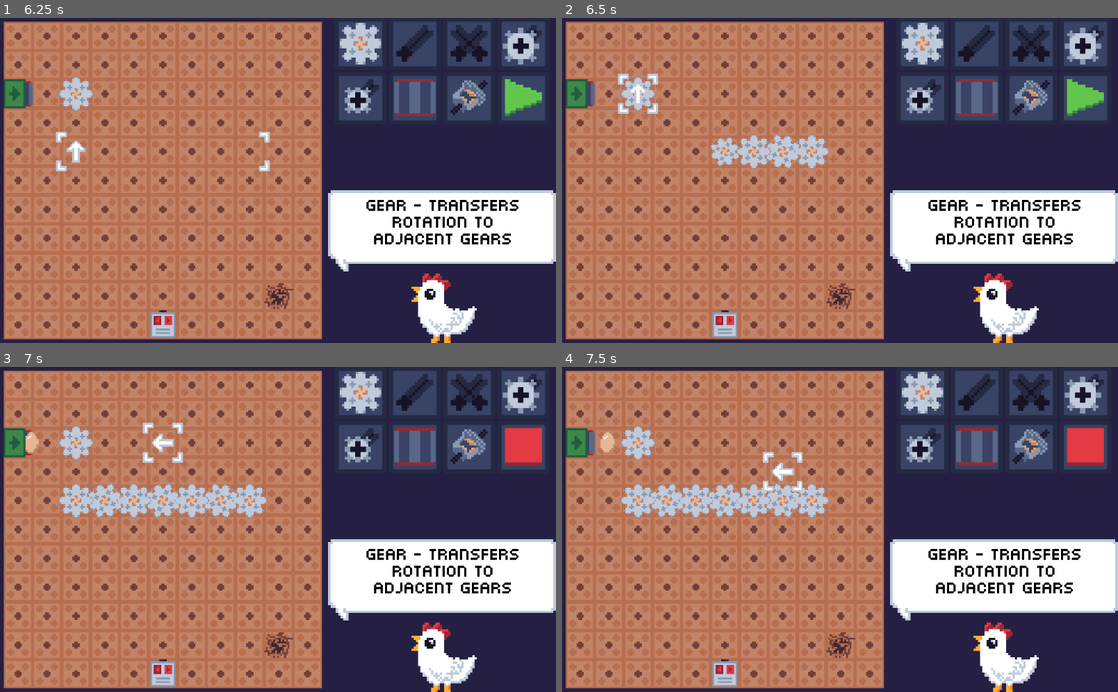
Above: before the commit, frames 1-4 (two rows, left to right).
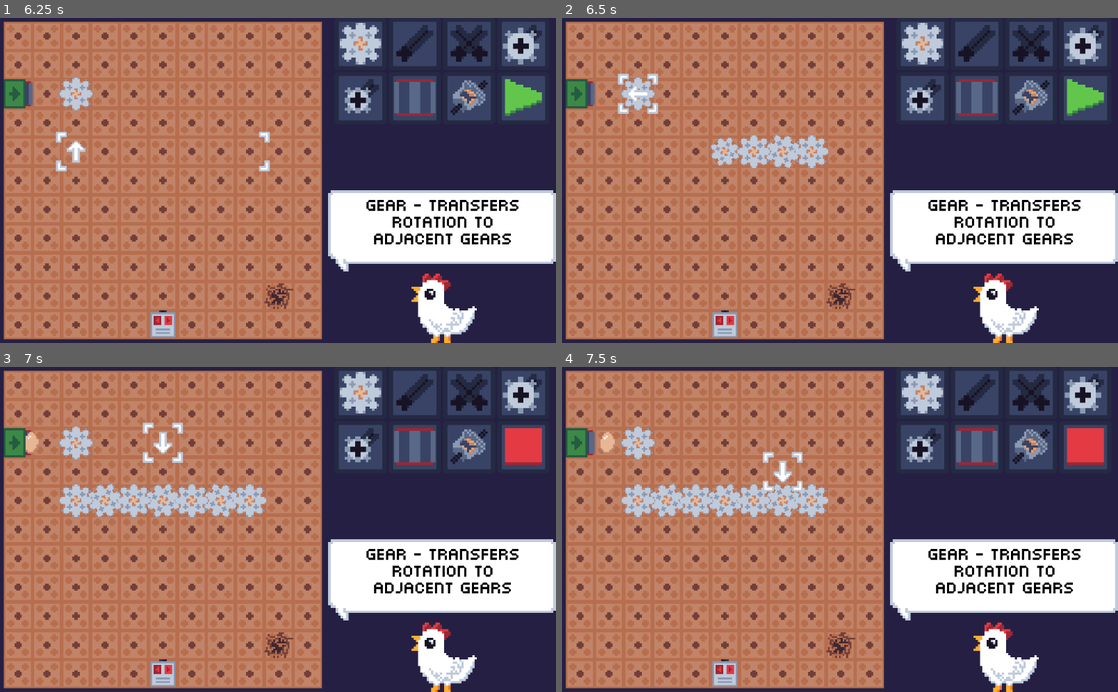
Above: after the commit, the same moments.

Repository: NoNotCar/SGJW-NestMaking
Game: Godot game, scene res://gui/title/Title.tscn
Two runs of this game, one before a commit and one after it. Both use one fixed random seed, a clock stepped at 60 frames per second and the inputs below.
Inputs (mouse positions are in pixels of both pictures, inside the frame that each line leads up to):
- Up to frame 1 (6.25 s): click "1" at 0.5 s; click (522, 99) at 1.25 s; click (522, 99) at 2 s; tap Enter at 2.75 s; move the mouse to (250, 245) at 2.77 s; hold E (rotate_right) 2.78-3.5 s; hold R (run) 2.78-3.5 s; click (250, 245) at 2.92 s; drag from (444, 229) to (38, 92) at 3.52 s; click (361, 44) at 4.25 s; move the mouse to (111, 131) at 5.02 s; hold Q (rotate_left) 5.03-5.75 s; hold R (run) 5.03-5.75 s; click (111, 131) at 5.17 s; drag from (305, 180) to (111, 131) at 5.77 s
- Up to frame 2 (6.5 s): no input
- Up to frame 3 (7 s): move the mouse to (194, 448) at 6.52 s; hold Q (rotate_left) from 6.53 s (still down); hold R (run) from 6.53 s (still down); click (194, 448) at 6.67 s
- Up to frame 4 (7.5 s): release Q (rotate_left) at 7.25 s; release R (run) at 7.25 s; drag from (962, 513) to (600, 441) at 7.27 s

Frame 1 is identical in both runs. In frame 2, less than 0.1% of the frame differs, in the area x 12-16%, y 20-27%; in frame 3, 0.1%; in frame 4, 0.1%, in the area x 37-42%, y 28-36%.

Commit message:
better click+drag

Diff:
--- a/components/ScaleIn.gd
+++ b/components/ScaleIn.gd
@@ -3,10 +3,16 @@
 
 export(float,0.0,1.0) var x_scale=0.0
 export(float,0.0,1.0) var y_scale=0.0
-
+const TIME = 0.1
 # Called when the node enters the scene tree for the first time.
 func _ready():
 	if get_parent() is Node2D:
 		get_parent().scale=Vector2.ZERO
-		interpolate_property(get_parent(),"scale",Vector2(x_scale,y_scale),Vector2.ONE,0.1,Tween.TRANS_CUBIC)
+		interpolate_property(get_parent(),"scale",Vector2(x_scale,y_scale),Vector2.ONE,TIME,Tween.TRANS_CUBIC)
 		start()
+
+#func scale_out():
+#	if get_parent() is Node2D:
+#		get_parent().scale=Vector2.ZERO
+#		interpolate_property(get_parent(),"scale",Vector2(x_scale,y_scale),Vector2.ONE,TIME,Tween.TRANS_CUBIC)
+#		start()
--- a/gui/placer/Placer.gd
+++ b/gui/placer/Placer.gd
@@ -36,6 +36,9 @@
 		$CrosshairBL.global_position=Vector2(min(tpos.x,fpos.x)*16-8,max(tpos.y,fpos.y)*16+8)
 		$CrosshairBR.global_position=Vector2(max(tpos.x,fpos.x)*16+8,max(tpos.y,fpos.y)*16+8)
 		$Arrow.global_position=tpos*16
+	if Input.is_mouse_button_pressed(BUTTON_RIGHT):
+		if tpos in spawndict and spawndict[tpos]:
+			spawndict[tpos].queue_free()
 
 func _input(event):
 	if get_parent().running:
@@ -57,10 +60,6 @@
 					place()
 					reset_crs()
 					dragging=false
-		elif event.button_index==BUTTON_RIGHT:
-			if event.pressed:
-				if tpos in spawndict and spawndict[tpos]:
-					spawndict[tpos].queue_free()
 func inline_pos(pos2):
 	if abs(pos2.x-fpos.x)>abs(pos2.y-fpos.y):
 		return Vector2(pos2.x,fpos.y)
@@ -79,6 +78,8 @@
 				"belt":
 					smart_place(belt,fpos,1)
 	else:
+		var ipos=inline_pos(spos)
+		r=int(lib.rpoint(ipos-fpos)/(PI/2))%4
 		if placing in simpledict:
 			var d=0.0
 			for p in lib.iterrow(fpos,inline_pos(spos)):
@@ -86,7 +87,6 @@
 				d+=0.05
 			$Delay.start()
 		else:
-			var ipos=inline_pos(spos)
 			if placing in bdict:
 				var d=0.0
 				for p in lib.iterrow(fpos,ipos):
--- a/lib.gd
+++ b/lib.gd
@@ -9,6 +9,8 @@
 
 func point(thing:Node2D,forwards:=Vector2.UP)->Vector2:
 	return forwards.rotated(thing.global_rotation).snapped(Vector2.ONE)
+func rpoint(dir:Vector2,forwards:=Vector2.UP)->float:
+	return forwards.angle_to(dir)
 func iterrow(pos1:Vector2, pos2:Vector2):
 	var dir = pos2-pos1
 	var idir=dir.normalized()
